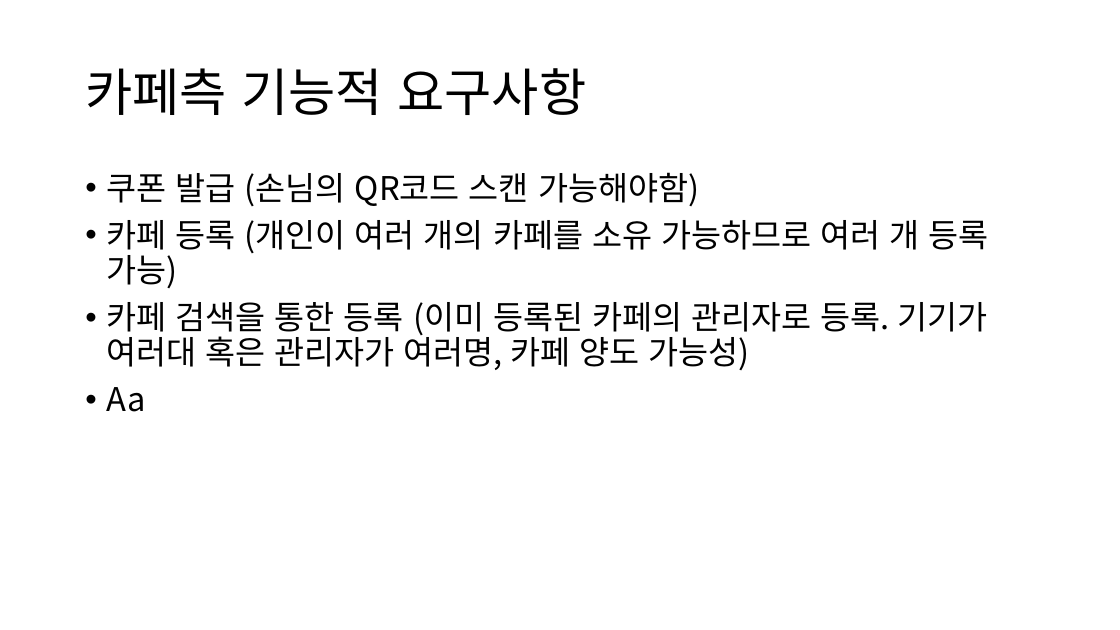
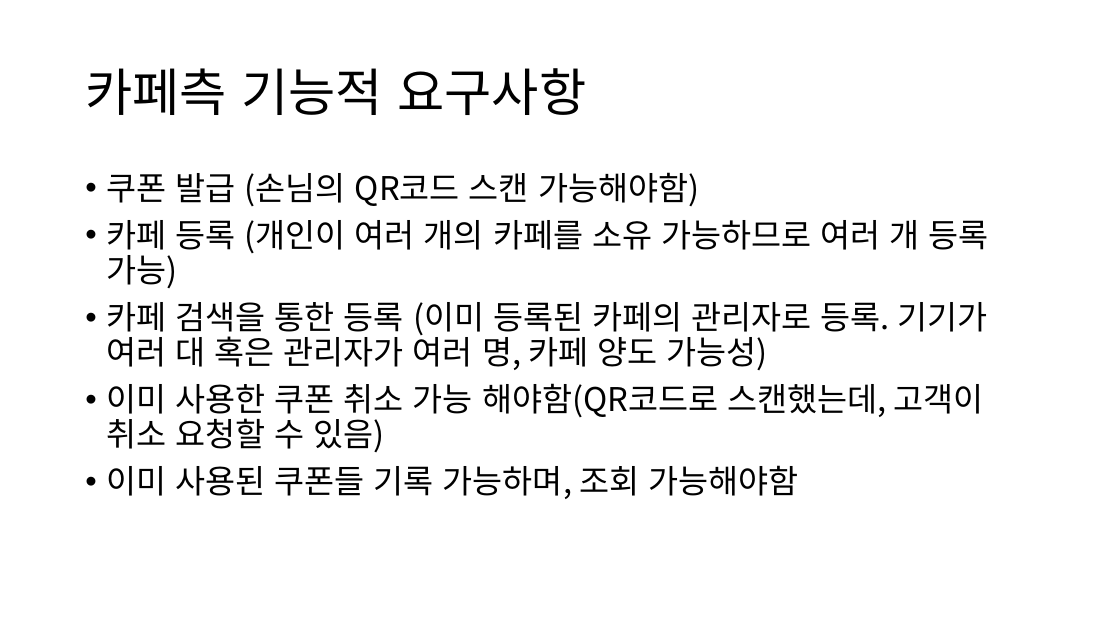
Before and after one commit to Seonghuun/couponbox, a slide deck: slide 5 of docs/캡스톤2 로직.pptx. Drawn at 1120x630 pixels with LibreOffice and Linux fonts; fonts in the diff are those of the drawing. Boxes give left, top, right and bottom in pixels: in the first picture for what was removed or moved away, otherwise in the second. Text is boxed around its words. In the diff, an @@ line names an element or a change of style, - is before the commit and + after.

```diff
--- a/docs/캡스톤2 로직.pptx
+++ b/docs/캡스톤2 로직.pptx
@@ text at box(106, 302, 987, 499): text changed @@
-• 카페 검색을 통한 등록 (이미 등록된 카페의 관리자로 등록. 기기가 여러대 혹은 관리자가 여러명, 카페 양도 가능성)
-• Aa
+• 카페 검색을 통한 등록 (이미 등록된 카페의 관리자로 등록. 기기가 여러 대 혹은 관리자가 여러 명, 카페 양도 가능성)
+• 이미 사용한 쿠폰 취소 가능 해야함(QR코드로 스캔했는데, 고객이 취소 요청할 수 있음)
+• 이미 사용된 쿠폰들 기록 가능하며, 조회 가능해야함
```
Also in this commit, not shown: 1 other slide changed, 3 other files.
